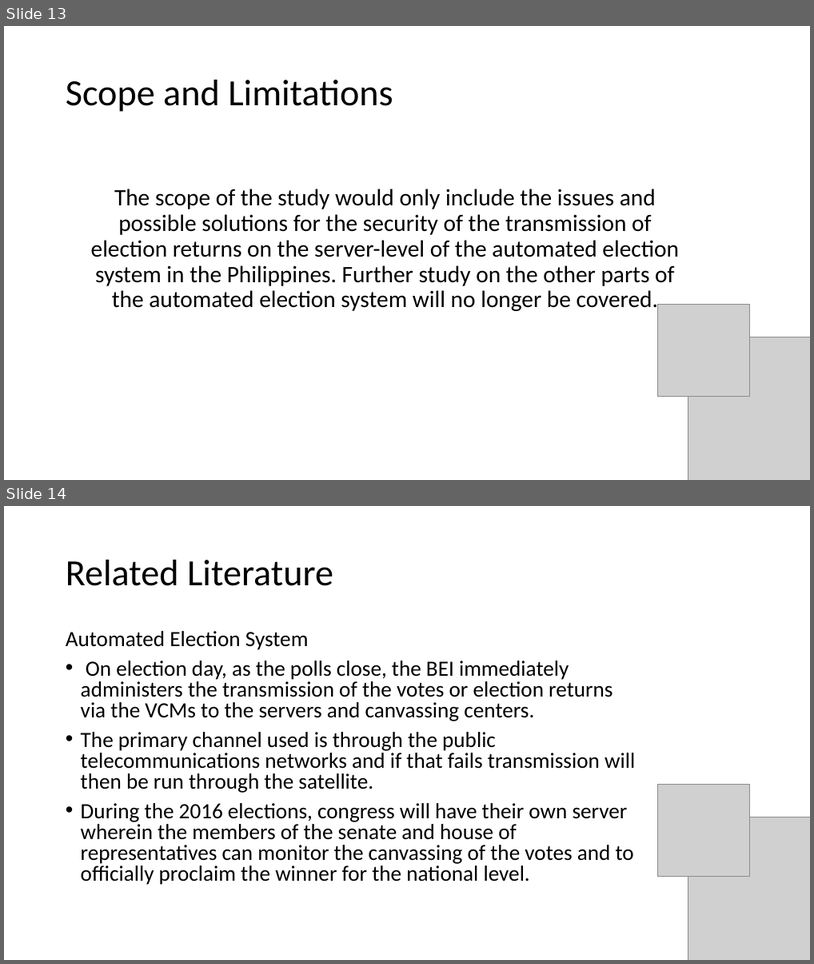
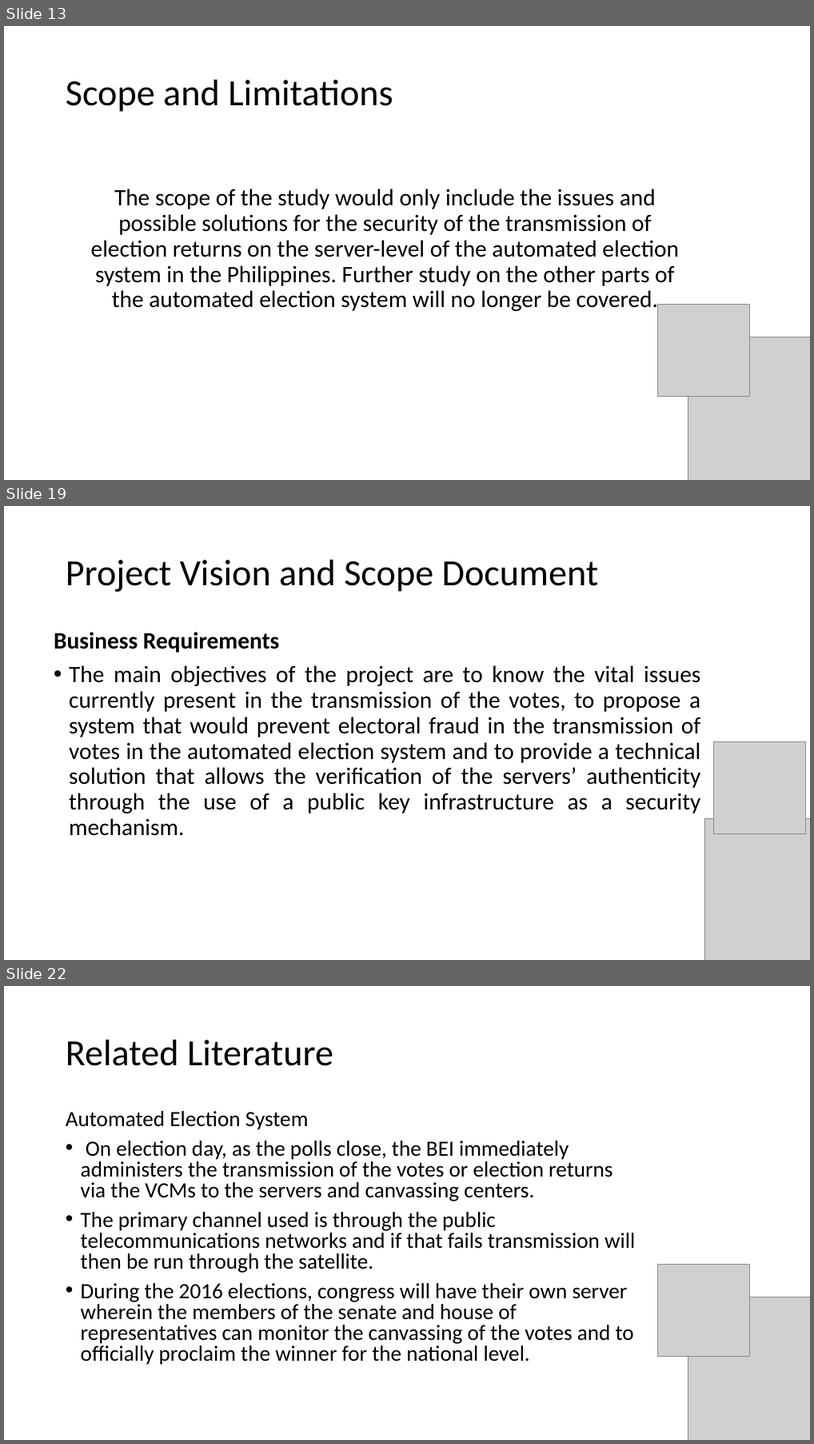
Before and after one commit to seans888/Project---Automate-Election, a slide deck: Documentation/Research Paper/AES ppt presentation.pptx. Shown one above the other, each under a label of ours: slides 13 and 14 before the commit, slides 13, 19 and 22 after it; the slides between them are not shown. The pictures are 814x964 and 814x1444 pixels, drawn with LibreOffice and Linux fonts; fonts in the diff are those of the drawing; grey boxes stand for pictures. Boxes give left, top, right and bottom in pixels: in the first picture for what was removed or moved away, otherwise in the second. Text is boxed around its words. In the diff, an @@ line names an element or a change of style, - is before the commit and + after.

```diff
--- a/Documentation/Research Paper/AES ppt presentation.pptx
+++ b/Documentation/Research Paper/AES ppt presentation.pptx
@@ slide 19 added at bbox=[4, 506, 810, 960], background #FFFFFF @@
@@ title added at bbox=[66, 560, 599, 592], 44 pt, text #000000 @@
+Project Vision and Scope Document
@@ text added at bbox=[54, 632, 701, 836], 28 pt, text #000000 @@
+Business Requirements
+• The main objectives of the project are to know the vital issues currently present in the transmission of the votes, to propose a system that would prevent electoral fraud in the transmission of votes in the automated election system and to provide a technical solution that allows the verification of the servers’ authenticity through the use of a public key infrastructure as a security mechanism.
@@ picture added at bbox=[714, 742, 806, 834] @@
@@ picture added at bbox=[705, 819, 810, 960] @@
@@ what was slide 14 is now slide 22 @@
```
Also in this commit, not shown: 2 slides changed, 7 other slides added.
